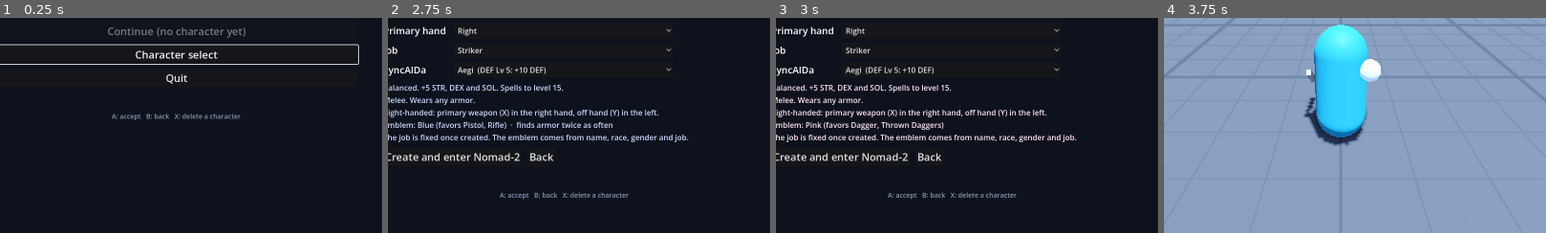
Above: before the commit, frames 1-4 (left to right).
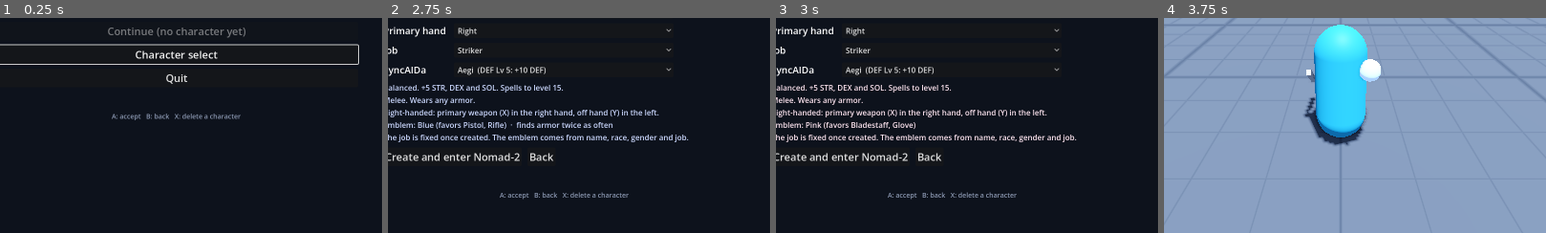
Above: after the commit, the same moments.

Repository: GLorenz90/Nomad-Seekers
Game: Godot game, scene res://scenes/title.tscn
Same seed, same stepped clock (60 frames per second), same inputs: the game is played once before the commit and once after it.
Inputs:
- Up to frame 1 (0.25 s): no input
- Up to frame 2 (2.75 s): click "Character select" at 0.5 s; click "1 (empty: create a new charac…" at 1.25 s; click "New name" at 2 s
- Up to frame 3 (3 s): click "New name" at 2.75 s
- Up to frame 4 (3.75 s): click "Create and enter Nomad-2" at 3.5 s
The pictures show only the part of the screen within x 27-77%, y 45-95%; the shares and areas given below are measured in that part.

Frames 1-2 are identical in both runs. In frame 3, 0.5% of the frame differs, in the area x 20-44%, y 48-52%; in frame 4, nothing differs.

Commit message:
Swap Pink and Black emblem drop pools
Pink now favors Bladestaff / Glove and finds Gravesong and Kingmaker.
Black now favors Dagger / Thrown Daggers and finds Lumen Edge.

Co-Authored-By: Claude Sonnet 5.5 <noreply@anthropic.com>
Claude-Session: https://claude.ai/code/session_0158GMUbAThobuu7yWuNoptn

Diff:
--- a/data/weapons/rare/gravesong.tres
+++ b/data/weapons/rare/gravesong.tres
@@ -109,4 +109,4 @@
 hard_attacks = Array[ExtResource("1_oeo1a")]([SubResource("Resource_jj7hc"), SubResource("Resource_uuy21"), SubResource("Resource_w0eeo")])
 mesh_size = Vector3(0.06, 0.06, 0.5)
 mesh_color = Color(0.78, 0.8, 0.86, 1)
-metadata/emblems = [11, 10]
+metadata/emblems = [9, 10]
--- a/data/weapons/rare/kingmaker.tres
+++ b/data/weapons/rare/kingmaker.tres
@@ -104,4 +104,4 @@
 hard_attacks = Array[ExtResource("1_mvmj6")]([SubResource("Resource_oe2wb"), SubResource("Resource_ayvbo"), SubResource("Resource_2en3v")])
 mesh_size = Vector3(0.12, 0.3, 2)
 mesh_color = Color(0.78, 0.8, 0.86, 1)
-metadata/emblems = [2, 10, 11]
+metadata/emblems = [2, 10, 9]
--- a/data/weapons/rare/lumen_edge.tres
+++ b/data/weapons/rare/lumen_edge.tres
@@ -111,4 +111,4 @@
 hard_attacks = Array[ExtResource("1_kgxw3")]([SubResource("Resource_fmw72"), SubResource("Resource_2ycb6"), SubResource("Resource_8t58w")])
 mesh_size = Vector3(0.08, 0.08, 1.8)
 mesh_color = Color(0.6, 0.9, 1, 1)
-metadata/emblems = [9, 4]
+metadata/emblems = [11, 4]
--- a/scripts/items/loot.gd
+++ b/scripts/items/loot.gd
@@ -21,9 +21,9 @@
 	[&"pistol", &"rifle"],  # Blue
 	[&"shotgun", &"hand_shotgun"],  # Purple
 	[&"boomerang", &"cards"],  # Magenta
-	[&"dagger", &"thrown_daggers"],  # Pink
+	[&"bladestaff", &"glove"],  # Pink
 	[&"wand", &"staff"],  # White
-	[&"bladestaff", &"glove"],  # Black
+	[&"dagger", &"thrown_daggers"],  # Black
 ]
 
 const DROP_CHANCE := 0.6
--- a/tools/build_starter_weapons.gd
+++ b/tools/build_starter_weapons.gd
@@ -838,10 +838,10 @@
 		["Emberfang", "sword", "Heat", 3, EnemyData.EnemyType.BEAST, 0.2, [0, 1]],
 		["Glacier Maw", "great_sword", "Ice", 3, EnemyData.EnemyType.ALCHEMIC, 0.2, [5, 7]],
 		["Stormcaller", "rifle", "Shock", 3, EnemyData.EnemyType.SYNTHETIC, 0.25, [6, 2]],
-		["Gravesong", "dagger", "Dim", 3, EnemyData.EnemyType.LIGHT, 0.2, [11, 10]],
+		["Gravesong", "dagger", "Dim", 3, EnemyData.EnemyType.LIGHT, 0.2, [9, 10]],
 		["Lifeleech Coil", "flail", "Draw", 3, EnemyData.EnemyType.MUTATED, 0.2, [3, 8]],
-		["Lumen Edge", "bladestaff", "Panic", 3, EnemyData.EnemyType.DARK, 0.25, [9, 4]],
-		["Kingmaker", "halberd", "Master's", 2, EnemyData.EnemyType.BEAST, 0.15, [2, 10, 11]],
+		["Lumen Edge", "bladestaff", "Panic", 3, EnemyData.EnemyType.DARK, 0.25, [11, 4]],
+		["Kingmaker", "halberd", "Master's", 2, EnemyData.EnemyType.BEAST, 0.15, [2, 10, 9]],
 	]
 	var lines := {}
 	for line in SpecialTag.all_lines():
